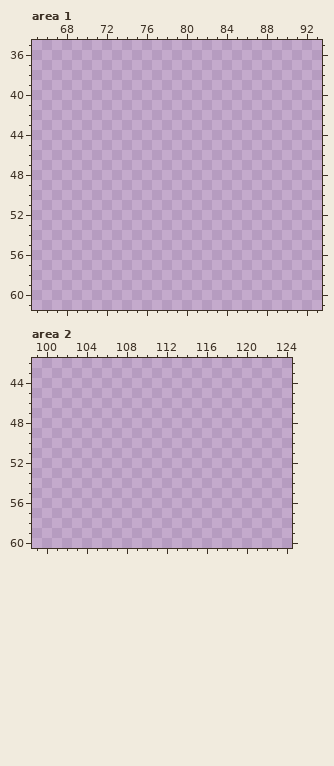
One commit to this pixel-art file: Content/texture_atlas.aseprite. Above, as it was before the edit.
512x512 pixels, 1 frame. Colours within 5 levels of each other are drawn and written as one. Shown: area 1: x 65..93, y 35..61; area 2: x 99..124, y 42..60. The commit also changed other parts of the picture, which this record leaves out.
After the commit:
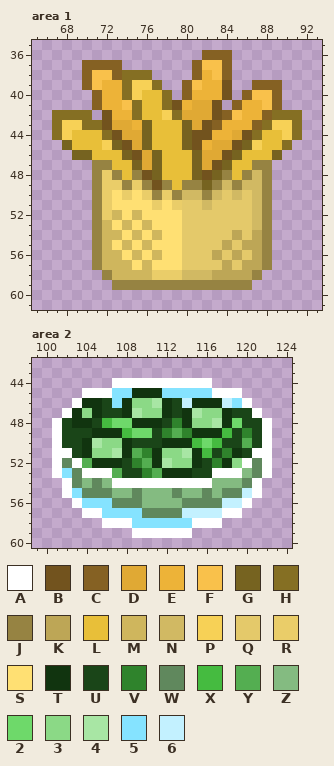
Palette (. is transparent): A #ffffff  B #72531e  C #856123  D #e0a934  E #edb338  F #f9c14b  G #766320  H #856f23  J #968342  K #bda656  L #e8bf39  M #cfb65d  N #d1b963  P #f7d156  Q #e4c96a  R #eacd69  S #ffe073  T #11340f  U #1a4518  V #2f832c  W #60885d  X #45bb40  Y #54ae51  Z #84bb81  2 #6ed96a  3 #8bd986  4 #a8e6a4  5 #85e3ff  6 #c3f1ff
Change:
Changed rows in their new state; - is an unchanged pixel.
Area 1, layer "Layer 1":
first column x 67:
36 ---------------CCC-------
37 ---CCCC-------CFFC-------
38 ---CFFCHHH----CEFC-------
39 ---CFEEHPPH--CFEEB--CCC--
40 ----CEEHPLLH-CEEEB-CFFC--
41 ----CEEFHLLHBEDDB-CEEFC--
42 HHHH-BEEHLLPHDDDBCFEECHHH
43 HPPHHBDDEGLLLGDBCEEECHPPH
44 HPLLLHBDDGLLLGBBEEDBHLLPH
45 -GLLLPGBDGLLLGBEDDBGPLLH-
46 --GGLLLGBDGLLLGDDBGLLLG--
47 ----JJLLGDGLLLGDBGLLJJ---
48 ----JRJLJBGLLLGBGJLJNJ---
49 ----JRRJRJBJLJJGJNJNNJ---
50 ----JRSRSRJRJNNJNQNQNJ---
51 ----JRSSSSRSRQQNQQQQNJ---
52 ----JRMSMSSSSQQQQQQQNJ---
53 ----JMSMSMSSSQQQQQQQNJ---
54 ----JMMSMSMSSQQQQQKQKJ---
55 ----JMSMSMSSSQQQQKQKKJ---
56 ----JMMSMSMSSQQQKQKQKJ---
57 ----JMMMSMSSSQQQQKQKKJ---
58 -----JMMMMRRRNNNKKKKJ----
59 ------JJJJJJJJJJJJJJ-----
Area 2, layer "Layer 1":
first column x 101:
44 ------AAAAAAAAAA------
45 ---AAA55TTT55555AAA---
46 --ATTU5T334TU6TTT65A--
47 -AT3TUUT433TUT433TUUA-
48 AUTTUX22TTTUVT334T2UUA
49 AUUUTTTX22UVYVTTTXUVUA
50 AUUT433TUUUTTTX2XUUYUA
51 AAUT334TYVT334TXUVTUAA
52 AWAYTTTUVYT433TUVT3AWA
53 A5WAAAYUUVYTTTUUAAAZWA
54 -AWZWZAAAAAAAAAAZZZWA-
55 -A5WWWZZWZZZWZZWZWW6A-
56 --A555WWWZZZZWWWW66A--
57 ---AA5555WWWW6666AA---
58 -----AAA555555AAA-----
59 --------AAAAAA--------
Changed places in both pictures, as pixel boxes (x1, y1, x2, y2):
added: (52, 50, 302, 290)
added: (52, 378, 272, 538)
